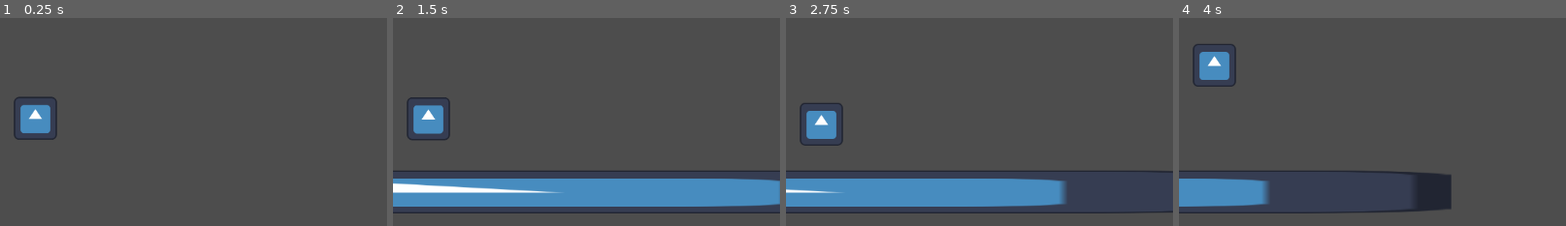
Above: before the commit, frames 1-4 (left to right).
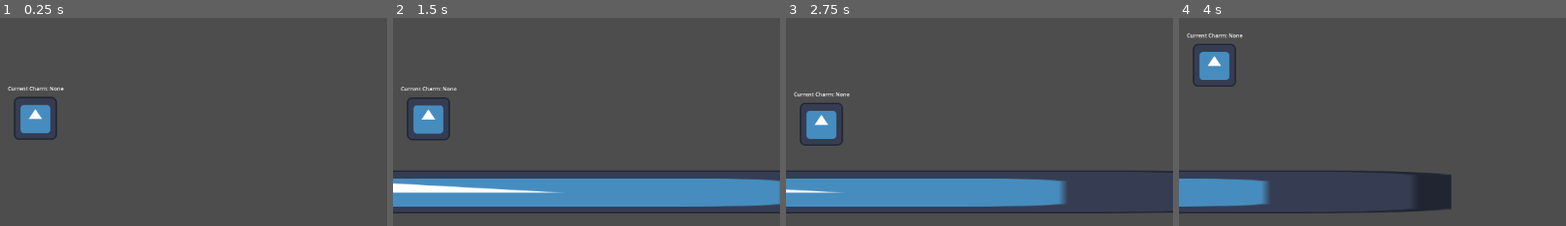
Above: after the commit, the same moments.

Repository: EnderMaster77/WM-GameJam-2023
Game: Godot game, scene res://Scenes/Levels/Main.tscn
The game is run twice, just before and just after one commit, with the same random seed, the same clock (stepped at 60 frames per second) and the same inputs. The engine's default icon, where the game draws it, is replaced by a stand-in: a white triangle on a blue panel in a dark square.
Inputs:
- Up to frame 1 (0.25 s): no input
- Up to frame 2 (1.5 s): hold Space (Jump) 0.53-1.28 s; hold D (Right) from 0.53 s (still down); tap R (Switch Charm, bound only after the commit) at 0.6 s; tap Space (Jump) at 1.35 s
- Up to frame 3 (2.75 s): tap Space (Jump) at 1.52, 1.82 s; tap R (Switch Charm, bound only after the commit) at 1.55, 2.1 s; release D (Right) at 2.03 s; hold A (Left) from 2.03 s (still down); hold Space (Jump) from 2.03 s (still down)
- Up to frame 4 (4 s): release A (Left) at 2.78 s; release Space (Jump) at 2.78 s; hold D (Right) from 2.78 s (still down); tap R (Switch Charm, bound only after the commit) at 2.85 s; tap Space (Jump) at 3.02, 3.32 s; hold Space (Jump) from 3.53 s (still down)
The pictures show only the part of the screen within x 45-95%, y 26-76%; the shares and areas given below are measured in that part.

The runs differ from the first frame. In frame 1, 0.2% of the frame differs, in the area x 2-17%, y 33-35%; in frame 2, 0.2%; in frame 3, 0.2%; in frame 4, 0.2%, in the area x 2-17%, y 7-10%.

Commit message:
Added first 3 charms.

Diff:
--- /dev/null
+++ b/Scenes/Charms/Charm Set 1/DoubleJumpCharm.gd
@@ -0,0 +1,43 @@
+extends Node2D
+signal CharmSwitched
+var On: bool = false
+const MAX_JUMPS =1
+var jumps = MAX_JUMPS
+var air_jumping: bool = false
+var Parent: CharacterBody2D
+# Called when the node enters the scene tree for the first time.
+func _ready():
+	if Parent == null:
+		print("Parent not defined!")
+		Parent = get_parent()
+	On = false
+
+
+
+func _on_activate_charm():
+	On = true
+
+func _on_deactivate_charm():
+	On = false
+func _physics_process(delta):
+	if Parent.is_on_floor() == false && On == true :
+		if Input.is_action_just_pressed("Jump") && jumps >  0 && Parent.jump_over == true:
+			jumps -= 1
+			print("Air jump")
+			Parent.jump_over = false
+			Parent.velocity.y =  Parent.JUMP_VELOCITY / 1.25
+		if Input.is_action_pressed("Jump") && air_jumping == true:
+			if Parent.velocity.y >= Parent.max_jump_vel / 1.5:
+				if Parent.jump_over == false:
+					Parent.velocity.y -= Parent.velocity.y / 6
+					Parent.jump_over = true
+					air_jumping = false
+			else:
+				Parent.velocity.y += Parent.JUMP_VELOCITY * delta
+		if Input.is_action_just_released("Jump"):
+			if Parent.jump_over == false:
+				Parent.velocity.y -= Parent.velocity.y / 6
+			Parent.jump_over = true
+			air_jumping = false
+	else:
+		jumps = MAX_JUMPS
--- /dev/null
+++ b/Scenes/Charms/Charm Set 1/DoubleJumpCharm.tscn
@@ -0,0 +1,6 @@
+[gd_scene load_steps=2 format=3 uid="uid://dxo6r1p0sm2j0"]
+
+[ext_resource type="Script" path="res://Scenes/Charms/Charm Set 1/DoubleJumpCharm.gd" id="1_8cm2p"]
+
+[node name="DoubleJumpCharm" type="Node2D"]
+script = ExtResource("1_8cm2p")
--- /dev/null
+++ b/Scenes/Charms/Charm Set 1/JumpCharm.tscn
@@ -0,0 +1,6 @@
+[gd_scene load_steps=2 format=3 uid="uid://c1a0fvwbpk4no"]
+
+[ext_resource type="Script" path="res://Scripts/Charms/Charm Set 1/JumpCharm.gd" id="1_qovtv"]
+
+[node name="JumpCharm" type="Node2D"]
+script = ExtResource("1_qovtv")
--- a/Scenes/Charms/Charm Set 1/SpeedCharm.gd
+++ /dev/null
@@ -1,11 +0,0 @@
-extends Node2D
-
-
-# Called when the node enters the scene tree for the first time.
-func _ready():
-	pass # Replace with function body.
-
-
-# Called every frame. 'delta' is the elapsed time since the previous frame.
-func _process(delta):
-	pass
--- a/Scenes/Charms/Charm Set 1/SpeedCharm.tscn
+++ b/Scenes/Charms/Charm Set 1/SpeedCharm.tscn
@@ -1,3 +1,6 @@
-[gd_scene format=3 uid="uid://cw4m6q4scxalq"]
+[gd_scene load_steps=2 format=3 uid="uid://cw4m6q4scxalq"]
+
+[ext_resource type="Script" path="res://Scripts/Charms/Charm Set 1/SpeedCharm.gd" id="1_pvxs5"]
 
 [node name="SpeedCharm" type="Node2D"]
+script = ExtResource("1_pvxs5")
--- a/Scenes/ETC/Character.tscn
+++ b/Scenes/ETC/Character.tscn
@@ -1,11 +1,13 @@
-[gd_scene load_steps=5 format=3 uid="uid://cs6jvu8tdfslj"]
+[gd_scene load_steps=7 format=3 uid="uid://cs6jvu8tdfslj"]
 
 [ext_resource type="Script" path="res://Scripts/Etc/CharacterBody2D.gd" id="1_ki4xm"]
 [ext_resource type="Texture2D" uid="uid://66tebmytw0k5" path="res://icon.svg" id="2_t8wh2"]
 [ext_resource type="PackedScene" uid="uid://cw4m6q4scxalq" path="res://Scenes/Charms/Charm Set 1/SpeedCharm.tscn" id="3_gnp5t"]
+[ext_resource type="PackedScene" uid="uid://c1a0fvwbpk4no" path="res://Scenes/Charms/Charm Set 1/JumpCharm.tscn" id="4_g7s4p"]
+[ext_resource type="PackedScene" uid="uid://dxo6r1p0sm2j0" path="res://Scenes/Charms/Charm Set 1/DoubleJumpCharm.tscn" id="5_yp4d7"]
 
 [sub_resource type="RectangleShape2D" id="RectangleShape2D_wk7wt"]
-size = Vector2(144, 128)
+size = Vector2(128, 128)
 
 [node name="CharacterBody2D" type="CharacterBody2D"]
 script = ExtResource("1_ki4xm")
@@ -14,7 +16,6 @@
 texture = ExtResource("2_t8wh2")
 
 [node name="CollisionShape2D" type="CollisionShape2D" parent="."]
-position = Vector2(2, 0)
 shape = SubResource("RectangleShape2D_wk7wt")
 
 [node name="Camera2D" type="Camera2D" parent="."]
@@ -31,3 +32,15 @@
 text = "Current Charm: None"
 
 [node name="SpeedCharm" parent="." instance=ExtResource("3_gnp5t")]
+
+[node name="JumpCharm" parent="." instance=ExtResource("4_g7s4p")]
+
+[node name="DoubleJumpCharm" parent="." instance=ExtResource("5_yp4d7")]
+
+[connection signal="activate_charm_1" from="." to="SpeedCharm" method="_on_activate_charm"]
+[connection signal="activate_charm_2" from="." to="JumpCharm" method="_on_activate_charm"]
+[connection signal="activate_charm_3" from="." to="DoubleJumpCharm" method="_on_activate_charm"]
+[connection signal="deactivate_charm_1" from="." to="SpeedCharm" method="_on_deactivate_charm"]
+[connection signal="deactivate_charm_2" from="." to="JumpCharm" method="_on_deactivate_charm"]
+[connection signal="deactivate_charm_3" from="." to="DoubleJumpCharm" method="_on_deactivate_charm"]
+[connection signal="CharmSwitched" from="SpeedCharm" to="." method="_on_speed_charm_charm_switched"]
--- /dev/null
+++ b/Scenes/Levels/Area2D.gd
@@ -0,0 +1,11 @@
+extends Area2D
+
+
+
+
+
+func _on_area_entered(area):
+	queue_free()
+
+func _on_body_entered(body):
+	queue_free()
--- a/Scenes/Levels/Main.tscn
+++ b/Scenes/Levels/Main.tscn
@@ -1,32 +1,17 @@
-[gd_scene load_steps=5 format=3 uid="uid://dokwctukgcip6"]
+[gd_scene load_steps=7 format=3 uid="uid://dokwctukgcip6"]
 
-[ext_resource type="Script" path="res://Scripts/Etc/CharacterBody2D.gd" id="1_6dd8r"]
 [ext_resource type="Texture2D" uid="uid://66tebmytw0k5" path="res://icon.svg" id="2_k0l51"]
-
-[sub_resource type="RectangleShape2D" id="RectangleShape2D_wk7wt"]
-size = Vector2(144, 128)
+[ext_resource type="PackedScene" uid="uid://cs6jvu8tdfslj" path="res://Scenes/ETC/Character.tscn" id="2_ug36j"]
+[ext_resource type="Texture2D" uid="uid://cwyhuan1272hp" path="res://Assets/Icon.png" id="3_ngtux"]
+[ext_resource type="Script" path="res://Scenes/Levels/Area2D.gd" id="3_t8r8e"]
 
 [sub_resource type="RectangleShape2D" id="RectangleShape2D_k4kl4"]
 size = Vector2(3548, 218)
 
+[sub_resource type="RectangleShape2D" id="RectangleShape2D_2ylm6"]
+size = Vector2(140, 160)
+
 [node name="Node2D" type="Node2D"]
-
-[node name="CharacterBody2D" type="CharacterBody2D" parent="."]
-script = ExtResource("1_6dd8r")
-
-[node name="Sprite2D" type="Sprite2D" parent="CharacterBody2D"]
-texture = ExtResource("2_k0l51")
-
-[node name="CollisionShape2D" type="CollisionShape2D" parent="CharacterBody2D"]
-visible = false
-position = Vector2(2, 0)
-shape = SubResource("RectangleShape2D_wk7wt")
-
-[node name="Camera2D" type="Camera2D" parent="CharacterBody2D"]
-zoom = Vector2(0.5, 0.5)
-drag_vertical_enabled = true
-drag_top_margin = 1.0
-drag_right_margin = 1.0
 
 [node name="StaticBody2D" type="StaticBody2D" parent="."]
 
@@ -39,3 +24,23 @@
 [node name="CollisionShape2D" type="CollisionShape2D" parent="StaticBody2D"]
 position = Vector2(494, 629)
 shape = SubResource("RectangleShape2D_k4kl4")
+
+[node name="CharacterBody2D" parent="." instance=ExtResource("2_ug36j")]
+
+[node name="Area2D" type="Area2D" parent="."]
+position = Vector2(540, 7)
+script = ExtResource("3_t8r8e")
+metadata/_edit_group_ = true
+
+[node name="Sprite2D" type="Sprite2D" parent="Area2D"]
+texture_filter = 1
+position = Vector2(2892, -92)
+scale = Vector2(10, 10)
+texture = ExtResource("3_ngtux")
+
+[node name="CollisionShape2D" type="CollisionShape2D" parent="Area2D"]
+position = Vector2(2892, -89)
+shape = SubResource("RectangleShape2D_2ylm6")
+
+[connection signal="area_entered" from="Area2D" to="Area2D" method="_on_area_entered"]
+[connection signal="body_entered" from="Area2D" to="Area2D" method="_on_body_entered"]
--- /dev/null
+++ b/Scripts/Charms/Charm Set 1/JumpCharm.gd
@@ -0,0 +1,20 @@
+extends Node2D
+signal CharmSwitched
+var Parent: CharacterBody2D
+# Called when the node enters the scene tree for the first time.
+func _ready():
+	if Parent == null:
+		print("Parent not defined!")
+		Parent = get_parent()
+
+
+
+func _on_activate_charm():
+	#Switch sprite here.
+	Parent.JUMP_VELOCITY *= 1.1
+	Parent.max_jump_vel *= 1.1
+	print(Parent.max_jump_vel)
+
+func _on_deactivate_charm():
+	Parent.JUMP_VELOCITY /= 1.1
+	Parent.max_jump_vel /= 1.1
--- /dev/null
+++ b/Scripts/Charms/Charm Set 1/SpeedCharm.gd
@@ -0,0 +1,23 @@
+extends Node2D
+signal CharmSwitched
+var Parent: CharacterBody2D
+# Called when the node enters the scene tree for the first time.
+func _ready():
+	if Parent == null:
+		print("Parent not defined!")
+		Parent = get_parent()
+
+
+
+func _on_activate_charm():
+	#Switch sprite here.
+	Parent.ACCEL_SPEED *= 2
+	Parent.max_speed *= 2
+	Parent.JUMP_VELOCITY /= 1.075
+	Parent.max_jump_vel /= 1.075
+
+func _on_deactivate_charm():
+	Parent.ACCEL_SPEED /= 2
+	Parent.max_speed /= 2
+	Parent.JUMP_VELOCITY *= 1.075
+	Parent.max_jump_vel *= 1.075
--- a/Scripts/Etc/CharacterBody2D.gd
+++ b/Scripts/Etc/CharacterBody2D.gd
@@ -1,14 +1,26 @@
 extends CharacterBody2D
-class_name PrimaryInputComponent ## Use in all classes. Make secondary input components for unique attacks and abilities.
+
+
+signal activate_charm_1
+signal activate_charm_2
+signal activate_charm_3
+
+signal deactivate_charm_1
+signal deactivate_charm_2
+signal deactivate_charm_3
+
+var speedcharm = preload("res://Scenes/Charms/Charm Set 1/SpeedCharm.tscn")
+
 #region Variables
 @export var Cbody: CharacterBody2D ## Set the characterbody here. Usually the parent.
 @export var Camera: Camera2D ## Set the camera here.
 #Movement variables.
 #V--------------------V
 const FRICTION: float = 3200
-const ACCEL_SPEED: float = 1600.0
-const JUMP_VELOCITY: float = -800.0
+var ACCEL_SPEED: float = 1600.0
+var JUMP_VELOCITY: float = -800.0
 var jump_over: bool = false
+var max_jump_vel: float = -700
 const MAX_RUN_SPEED: float = 900.0
 var max_speed: float =  MAX_RUN_SPEED
 #----------------------
@@ -21,15 +33,30 @@
 
 #Charm Variables
 #V--------------------V
-var current_charm: String
+var current_charm: int = 0
 #----------------------
 
 #----------------------
 
 var gravity = ProjectSettings.get_setting("physics/2d/default_gravity")
-
 #endregion
 func _physics_process(delta):
+	if Input.is_action_just_pressed("Switch Charm") && is_on_floor():
+		current_charm += 1
+		$Label.text= str(current_charm)
+		if current_charm == 1:
+			deactivate_charm_3.emit()
+			activate_charm_1.emit() #Might change this to be numbered later on.
+		elif current_charm == 2:
+			activate_charm_2.emit()
+			deactivate_charm_1.emit()
+		elif current_charm == 3:
+			activate_charm_3.emit()
+			deactivate_charm_2.emit()
+			current_charm = 0
+		#var charm = speedcharm.instantiate()
+		#add_child(charm)
+
 	# Add the gravity.
 	if not is_on_floor():
 		velocity.y += gravity * delta
@@ -39,10 +66,8 @@
 		jump_over = false
 		velocity.y =  JUMP_VELOCITY
 	if Input.is_action_pressed("Jump"):
-		print(velocity.y)
-		if velocity.y >= -700:
+		if velocity.y >= max_jump_vel:
 			if jump_over == false:
-				print("jover")
 				velocity.y -= velocity.y / 6
 				jump_over = true
 		else:
--- a/project.godot
+++ b/project.godot
@@ -26,16 +26,25 @@
 Left={
 "deadzone": 0.5,
 "events": [Object(InputEventKey,"resource_local_to_scene":false,"resource_name":"","device":-1,"window_id":0,"alt_pressed":false,"shift_pressed":false,"ctrl_pressed":false,"meta_pressed":false,"pressed":false,"keycode":0,"physical_keycode":65,"key_label":0,"unicode":97,"echo":false,"script":null)
+, Object(InputEventJoypadMotion,"resource_local_to_scene":false,"resource_name":"","device":-1,"axis":0,"axis_value":-1.0,"script":null)
 ]
 }
 Right={
 "deadzone": 0.5,
 "events": [Object(InputEventKey,"resource_local_to_scene":false,"resource_name":"","device":-1,"window_id":0,"alt_pressed":false,"shift_pressed":false,"ctrl_pressed":false,"meta_pressed":false,"pressed":false,"keycode":0,"physical_keycode":68,"key_label":0,"unicode":100,"echo":false,"script":null)
+, Object(InputEventJoypadMotion,"resource_local_to_scene":false,"resource_name":"","device":-1,"axis":0,"axis_value":1.0,"script":null)
 ]
 }
 Jump={
 "deadzone": 0.5,
 "events": [Object(InputEventKey,"resource_local_to_scene":false,"resource_name":"","device":-1,"window_id":0,"alt_pressed":false,"shift_pressed":false,"ctrl_pressed":false,"meta_pressed":false,"pressed":false,"keycode":0,"physical_keycode":32,"key_label":0,"unicode":32,"echo":false,"script":null)
+, Object(InputEventJoypadButton,"resource_local_to_scene":false,"resource_name":"","device":-1,"button_index":0,"pressure":0.0,"pressed":true,"script":null)
+]
+}
+"Switch Charm"={
+"deadzone": 0.5,
+"events": [Object(InputEventKey,"resource_local_to_scene":false,"resource_name":"","device":-1,"window_id":0,"alt_pressed":false,"shift_pressed":false,"ctrl_pressed":false,"meta_pressed":false,"pressed":false,"keycode":0,"physical_keycode":82,"key_label":0,"unicode":114,"echo":false,"script":null)
+, Object(InputEventJoypadButton,"resource_local_to_scene":false,"resource_name":"","device":-1,"button_index":2,"pressure":0.0,"pressed":true,"script":null)
 ]
 }
 
